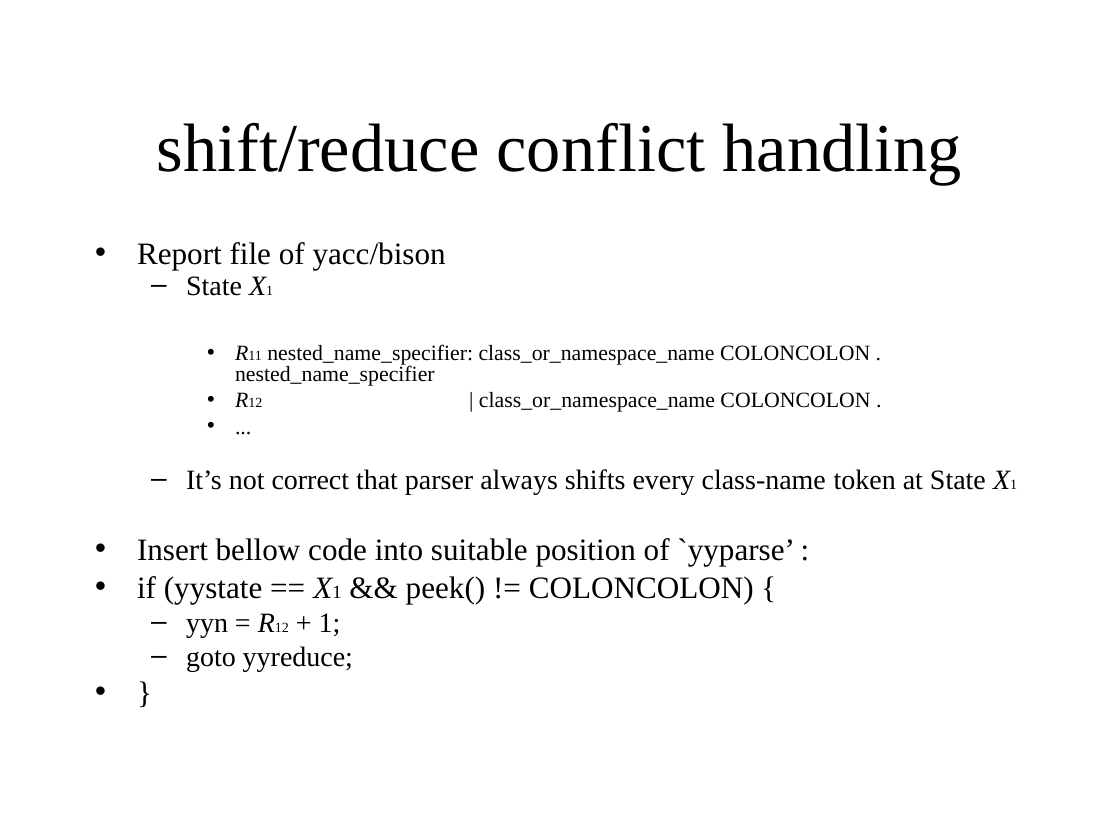
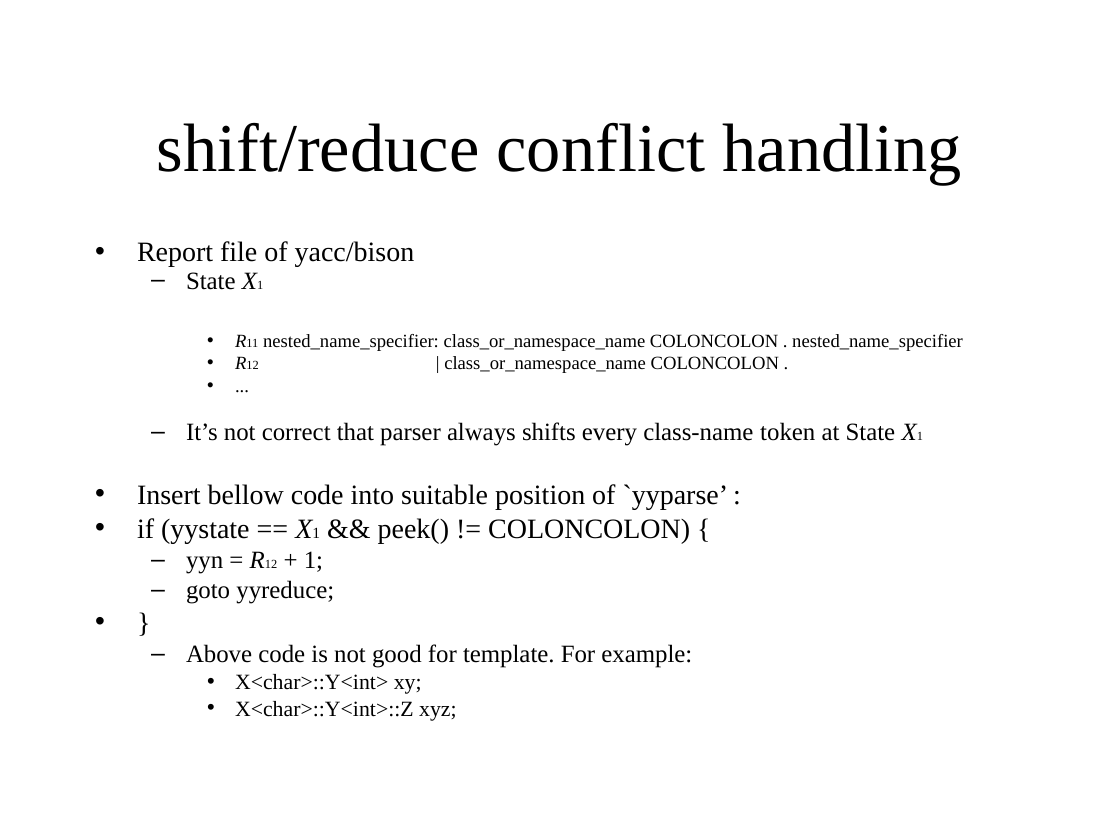
Before and after one commit to KeiHasegawa/cxx_doc, a slide deck: slide 9 of 04_nested_name_e.ppt. Drawn at 1120x840 pixels with LibreOffice and Linux fonts; fonts in the diff are those of the drawing. Boxes give left, top, right and bottom in pixels: in the first picture for what was removed or moved away, otherwise in the second. Text is boxed around its words. In the diff, an @@ line names an element or a change of style, - is before the commit and + after.

```diff
--- a/04_nested_name_e.ppt
+++ b/04_nested_name_e.ppt
@@ text at box(137, 241, 963, 604): size 20 to 18 pt in "Report file of yacc/bison", "Insert bellow code into suitable position of ...", "if (yystate == X1 && peek() != ...", "}"; size 18 to 16 pt in "State X1", "It’s not correct that parser always shifts ...", "yyn = R12 + 1;", "goto yyreduce;"; size 9 to 8 pt in "X1", "R11", "R12", "X1" and 1 more places; size 14 to 12 pt in "R11 nested_name_specifier: class_or_namespace_name COLONCOLO ...", "R12 | class_or_namespace_name COLONCOLON .", "..."; size 12 to 10 pt in "X1" @@
@@ text at box(186, 644, 692, 721): paragraphs added @@
+  – Above code is not good for template. For example:
+    • X<char>::Y<int> xy;
+    • X<char>::Y<int>::Z xyz;
```
Also in this commit, not shown: 1 other slide changed, 3 other files.
